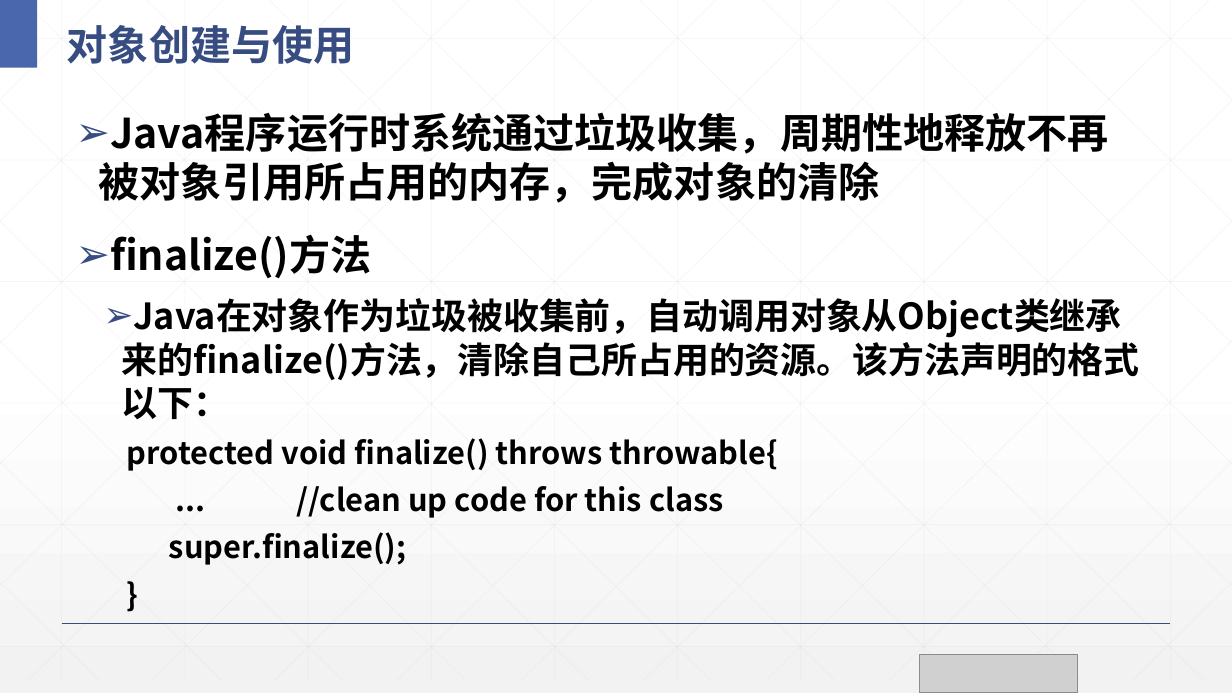
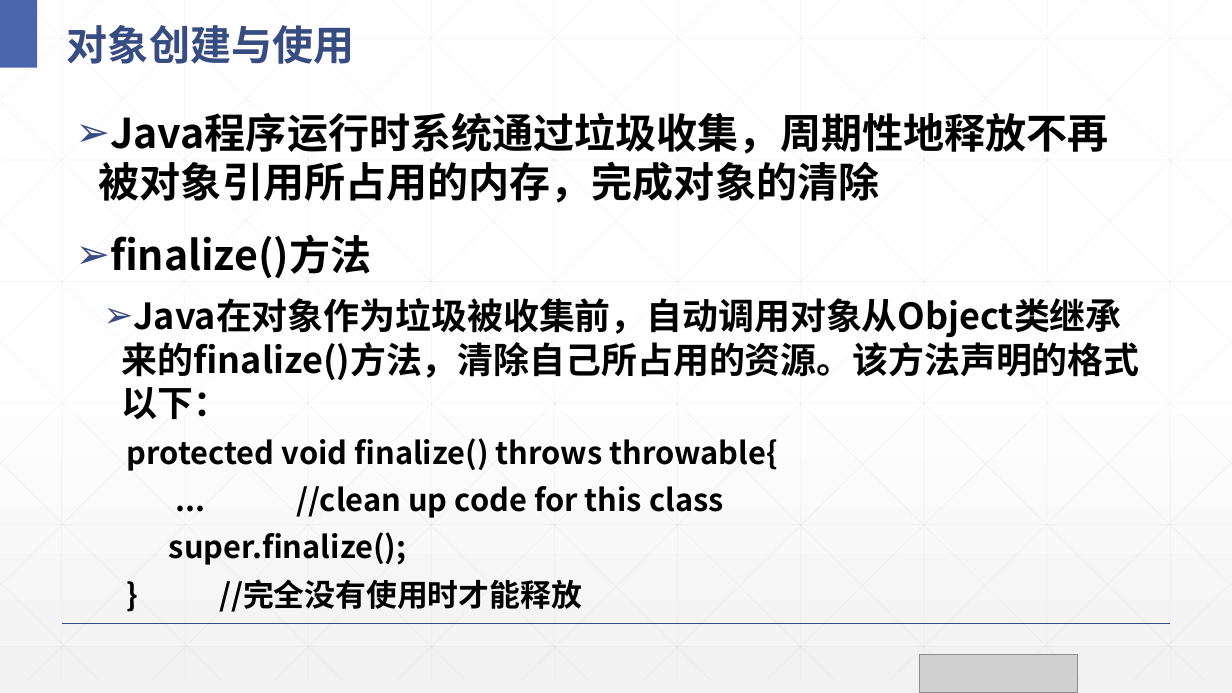
Before and after one commit to Panamera-Turbo/Java-program-term_3rd, a slide deck: slide 44 of PPT/J4-类和对象.pptx. Drawn at 1232x693 pixels with LibreOffice and Linux fonts; fonts in the diff are those of the drawing; grey boxes stand for pictures. Boxes give left, top, right and bottom in pixels: in the first picture for what was removed or moved away, otherwise in the second. Text is boxed around its words. In the diff, an @@ line names an element or a change of style, - is before the commit and + after.

```diff
--- a/PPT/J4-类和对象.pptx
+++ b/PPT/J4-类和对象.pptx
@@ text at [219, 579, 582, 612]: text changed @@
-    }
+    } //完全没有使用时才能释放
```
Also in this commit, not shown: 1 other slide changed, 13 other files.
